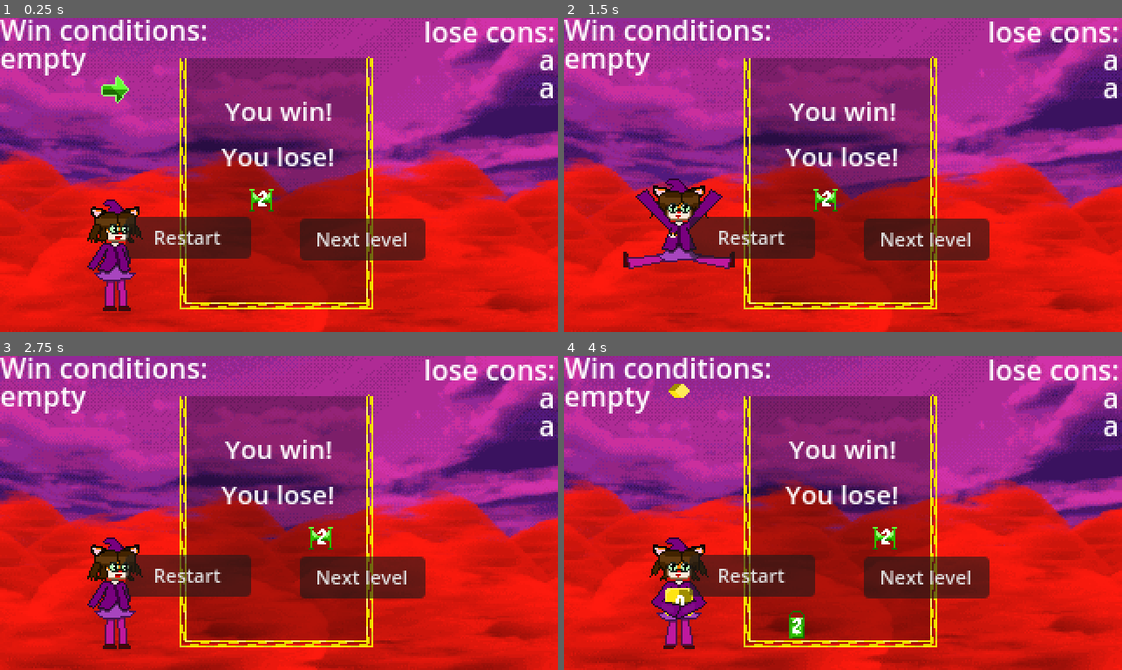
Above: before the commit, frames 1-4 (two rows, left to right).
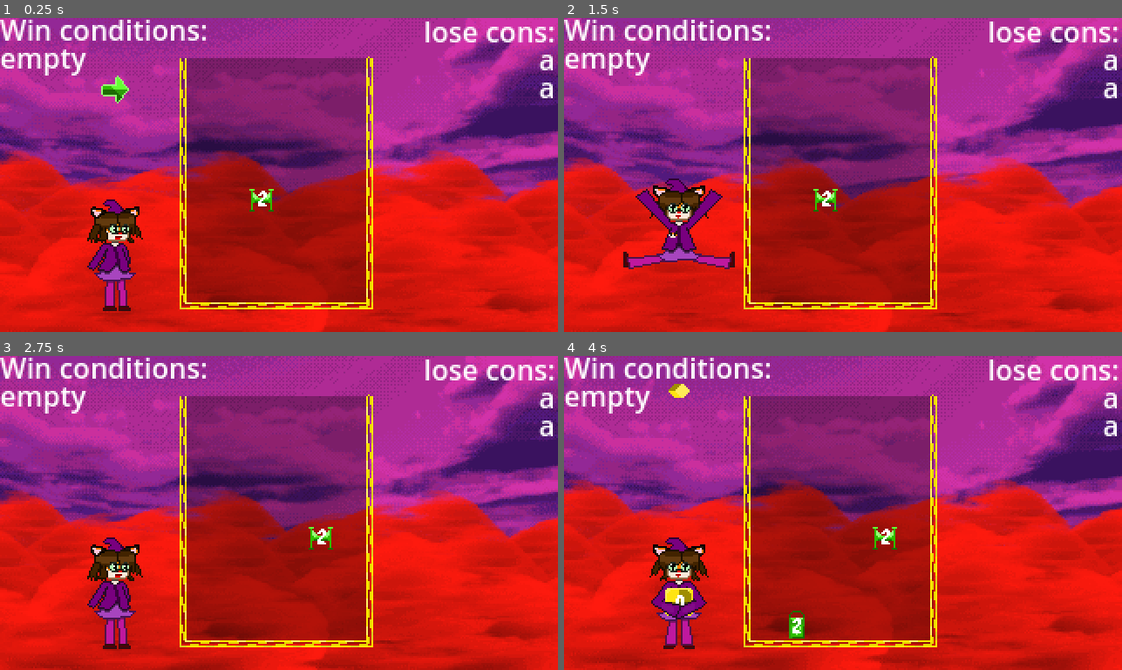
Above: after the commit, the same moments.

Repository: HuskyGameDev/2025f-team2
Game: Godot game, scene res://Scenes/TestScenes/WinLoseTesting.tscn
Same seed, same stepped clock (60 frames per second), same inputs: the game is played once before the commit and once after it. This scene is started directly instead of the project's main scene.
Inputs:
- Up to frame 1 (0.25 s): no input
- Up to frame 2 (1.5 s): hold Right (right) 0.53-1.28 s; hold Z (release) 0.53-1.28 s; hold Down (down) from 1.28 s (still down); tap R (reroll) at 1.35 s
- Up to frame 3 (2.75 s): release Down (down) at 2.03 s; hold Right (right) from 2.03 s (still down); hold Z (release) from 2.03 s (still down)
- Up to frame 4 (4 s): release Right (right) at 2.78 s; release Z (release) at 2.78 s; hold Up (up) 2.78-3.53 s; tap R (reroll) at 2.85 s; hold Left (left) from 3.53 s (still down); hold Z (release) from 3.53 s (still down)

The runs differ from the first frame. In frame 1, 6.9% of the frame differs, in the area x 22-77%, y 26-78%; in frame 2, 7.0%; in frame 3, 6.9%; in frame 4, 6.9%.

Commit message:
Score condition works
Removed the win and lose screen from testScene (level template). I need to remake that.

Diff:
--- a/Scenes/TestScenes/TestScene.tscn
+++ b/Scenes/TestScenes/TestScene.tscn
@@ -14,7 +14,6 @@
 [ext_resource type="Texture2D" uid="uid://bv3dsa5d5scx1" path="res://Artwork/Player/Ribbon-Faces.png" id="7_qk1kx"]
 [ext_resource type="Texture2D" uid="uid://ccfwyp4b2l36j" path="res://Artwork/Player/RibbonArms.png" id="8_nxyhc"]
 [ext_resource type="PackedScene" uid="uid://dnr1ycyay0p0u" path="res://Scenes/BackgroundAssets/cloud_background.tscn" id="13_72xxr"]
-[ext_resource type="PackedScene" uid="uid://citcs1qcfo0ru" path="res://Scenes/UI_Objects/WinLoseScreen.tscn" id="15_qk1kx"]
 
 [sub_resource type="Gradient" id="Gradient_j3c8t"]
 colors = PackedColorArray(1, 1, 1, 1, 1, 1, 1, 1)
@@ -363,63 +362,7 @@
 offset_bottom = 1.0
 script = ExtResource("3_635xr")
 
-[node name="WinLoseScreen" parent="." instance=ExtResource("15_qk1kx")]
-offset_left = 0.0
-offset_top = 0.0
-offset_right = 320.0
-offset_bottom = 184.0
-
-[node name="Panel" parent="WinLoseScreen" index="0"]
-visible = false
-
-[node name="CanvasLayer" parent="WinLoseScreen/Panel" index="0"]
-visible = false
-
-[node name="Winning" parent="WinLoseScreen/Panel/CanvasLayer" index="0"]
-visible = false
-offset_left = 64.0
-offset_top = 18.0
-offset_right = 64.0
-offset_bottom = 18.0
-
-[node name="NextLevel" parent="WinLoseScreen/Panel/CanvasLayer/Winning" index="1"]
-layout_mode = 0
-offset_left = 0.0
-offset_top = 0.0
-offset_right = 72.0
-offset_bottom = 24.0
-
-[node name="Menu" parent="WinLoseScreen/Panel/CanvasLayer/Winning" index="2"]
-layout_mode = 0
-offset_left = 0.0
-offset_top = 0.0
-offset_right = 72.0
-offset_bottom = 24.0
-
-[node name="Losing" parent="WinLoseScreen/Panel/CanvasLayer" index="1"]
-visible = false
-offset_left = 64.0
-offset_top = 18.0
-offset_right = 256.0
-offset_bottom = 154.0
-
-[node name="Label" parent="WinLoseScreen/Panel/CanvasLayer/Losing" index="0"]
-layout_mode = 0
-offset_left = 0.0
-offset_top = 0.0
-offset_right = 64.0
-offset_bottom = 23.0
-
-[node name="Menu" parent="WinLoseScreen/Panel/CanvasLayer/Losing" index="2"]
-layout_mode = 0
-offset_left = 0.0
-offset_top = 0.0
-offset_right = 72.0
-offset_bottom = 24.0
-
 [node name="Background" parent="." instance=ExtResource("13_72xxr")]
 
 [connection signal="pressed" from="BoxFiller/Button" to="BoxFiller" method="_on_reroll_button_pressed"]
 [connection signal="pressed" from="BoxFiller/Button" to="BoxFiller/Button" method="_on_pressed"]
-
-[editable path="WinLoseScreen"]
--- a/Scenes/TestScenes/WinLoseTesting.tscn
+++ b/Scenes/TestScenes/WinLoseTesting.tscn
@@ -1,7 +1,8 @@
-[gd_scene load_steps=4 format=3 uid="uid://w6jod3lo3e68"]
+[gd_scene load_steps=5 format=3 uid="uid://w6jod3lo3e68"]
 
 [ext_resource type="PackedScene" uid="uid://co48nl1f8gywv" path="res://Scenes/TestScenes/TestScene.tscn" id="1_vkc1n"]
 [ext_resource type="Resource" uid="uid://nsmuugkeisja" path="res://Resources/EnemyStatsWinLoseTest.tres" id="2_fgqlq"]
+[ext_resource type="PackedScene" uid="uid://citcs1qcfo0ru" path="res://Scenes/UI_Objects/WinLoseScreen.tscn" id="3_mkag2"]
 
 [sub_resource type="FontVariation" id="FontVariation_vkc1n"]
 spacing_top = -5
@@ -11,49 +12,10 @@
 
 [node name="Level" parent="." node_paths=PackedStringArray("winlosescreen", "listWins") instance=ExtResource("1_vkc1n")]
 enemyStats = ExtResource("2_fgqlq")
-winlosescreen = NodePath("WinLoseScreen")
+winlosescreen = NodePath("../WinLoseScreen")
 listWins = NodePath("../ListConditions/WinCons")
 
-[node name="WinLoseScreen" parent="Level" index="4"]
-anchors_preset = 0
-anchor_left = 0.0
-anchor_top = 0.0
-anchor_right = 0.0
-anchor_bottom = 0.0
-grow_horizontal = 1
-grow_vertical = 1
-
-[node name="CanvasLayer" parent="Level/WinLoseScreen/Panel" index="0"]
-visible = true
-
-[node name="Winning" parent="Level/WinLoseScreen/Panel/CanvasLayer" index="0"]
-visible = true
-
-[node name="NextLevel" parent="Level/WinLoseScreen/Panel/CanvasLayer/Winning" index="1"]
-offset_left = 108.0
-offset_top = 97.0
-offset_right = 180.0
-offset_bottom = 121.0
-targetScene = "res://Scenes/TestScenes/WinLoseTesting.tscn"
-
-[node name="Menu" parent="Level/WinLoseScreen/Panel/CanvasLayer/Winning" index="2"]
-visible = false
-
-[node name="Losing" parent="Level/WinLoseScreen/Panel/CanvasLayer" index="1"]
-visible = true
-
-[node name="Label" parent="Level/WinLoseScreen/Panel/CanvasLayer/Losing" index="0"]
-offset_left = 63.0
-offset_top = 50.0
-offset_bottom = 73.0
-
-[node name="Restart" parent="Level/WinLoseScreen/Panel/CanvasLayer/Losing" index="1"]
-targetScene = "res://Scenes/TestScenes/WinLoseTesting.tscn"
-
-[node name="Menu" parent="Level/WinLoseScreen/Panel/CanvasLayer/Losing" index="2"]
-visible = false
-
-[node name="Background" parent="Level" index="5"]
+[node name="Background" parent="Level" index="4"]
 self_modulate = Color(0.784916, 0.440414, 0.523723, 1)
 
 [node name="Cloud4" parent="Level/Background/Node2D" index="0"]
@@ -99,6 +61,66 @@
 a"
 horizontal_alignment = 2
 
+[node name="WinLoseScreen" parent="." instance=ExtResource("3_mkag2")]
+offset_left = -1.0
+offset_top = 1.0
+offset_right = 319.0
+offset_bottom = 185.0
+
+[node name="Panel" parent="WinLoseScreen" index="0"]
+visible = false
+
+[node name="CanvasLayer" parent="WinLoseScreen/Panel" index="0"]
+visible = false
+
+[node name="Winning" parent="WinLoseScreen/Panel/CanvasLayer" index="0"]
+visible = false
+offset_left = 104.0
+offset_top = 67.0
+offset_right = 104.0
+offset_bottom = 67.0
+
+[node name="NextLevel" parent="WinLoseScreen/Panel/CanvasLayer/Winning" index="1"]
+layout_mode = 0
+offset_left = -33.0
+offset_top = 38.0
+offset_right = 39.0
+offset_bottom = 62.0
+targetScene = "res://Scenes/TestScenes/WinLoseTesting.tscn"
+
+[node name="Menu" parent="WinLoseScreen/Panel/CanvasLayer/Winning" index="2"]
+layout_mode = 0
+offset_left = 0.0
+offset_top = 0.0
+offset_right = 72.0
+offset_bottom = 24.0
+targetScene = "res://Scenes/TestScenes/WinLoseTesting.tscn"
+
+[node name="Losing" parent="WinLoseScreen/Panel/CanvasLayer" index="1"]
+visible = false
+offset_left = 63.0
+offset_top = 25.0
+offset_right = 255.0
+offset_bottom = 161.0
+
+[node name="Label" parent="WinLoseScreen/Panel/CanvasLayer/Losing" index="0"]
+layout_mode = 0
+offset_left = 120.0
+offset_top = 0.0
+offset_right = 185.0
+offset_bottom = 23.0
+
+[node name="Restart" parent="WinLoseScreen/Panel/CanvasLayer/Losing" index="1"]
+targetScene = "res://Scenes/TestScenes/WinLoseTesting.tscn"
+
+[node name="Menu" parent="WinLoseScreen/Panel/CanvasLayer/Losing" index="2"]
+layout_mode = 0
+offset_left = 0.0
+offset_top = 0.0
+offset_right = 72.0
+offset_bottom = 24.0
+targetScene = "res://Scenes/TestScenes/WinLoseTesting.tscn"
+
 [editable path="Level"]
-[editable path="Level/WinLoseScreen"]
 [editable path="Level/Background"]
+[editable path="WinLoseScreen"]
--- a/Scripts/Gameplay/BoxHandler.gd
+++ b/Scripts/Gameplay/BoxHandler.gd
@@ -18,6 +18,9 @@
 
 signal on_placed
 signal on_enemy_collide
+
+#needed reference for several win conditions, passed in by level manager
+var lvlMngr: LevelManager
 
 func _ready() -> void:
 	if palletes == null or palletes.size() == 0:
@@ -84,6 +87,7 @@
 	downBlock._updateBoxText()
 	if levelGrid != null:
 		levelGrid.blocks[bPosition.y][bPosition.x] = null
+	lvlMngr.score += blockValue
 	queue_free()
 
 func moveDown(control : bool = true):
@@ -235,6 +239,7 @@
 
 func placeBlock():
 	placed = true
+	lvlMngr.score += blockValue
 	emit_signal("on_placed")
 
 func onAdd():
--- a/Scripts/Gameplay/EnemyHandler.gd
+++ b/Scripts/Gameplay/EnemyHandler.gd
@@ -6,9 +6,6 @@
 @export var action_min_seconds: float = 3.0
 @export var action_max_seconds: float = 5.0
 
-
-#needed reference for enemiesKilled, passed in by level manager
-var lvlMngr: LevelManager
 #reference to enemyStats passed in by level manager, or manually if needed
 var enemyStats: LevelEnemyStats
 
--- a/Scripts/Gameplay/LevelManager.gd
+++ b/Scripts/Gameplay/LevelManager.gd
@@ -43,10 +43,10 @@
 #track how many enemies killed
 @export var enemiesKilled = 0
 
-#for purposes of testing: score will increase by every point of block placed on board, does not go down
+#for purposes of testing: score will increase by every point of block placed or merged onto board, does not go down
 @export var achieveScoreCondition: bool = randi() % 2
 #target score to get
-@export var getScore = randi() % 40 + 10
+@export var targetScore = randi() % 40 + 10
 #track score
 @export var score = 0
 
@@ -63,8 +63,8 @@
 			winConString += "Kill enemies: " + str(killEnemies-enemiesKilled) + "\n"
 			winConExists = true
 			winConditionPresent = true
-		if(achieveScoreCondition):
-			winConString += "achieve score: " + "_" + "\n"
+		if(achieveScoreCondition && targetScore > score):
+			winConString += "achieve score: " + str(targetScore-score) + "\n"
 			winConExists = true
 			winConditionPresent = true
 		if(!winConExists):
@@ -81,8 +81,8 @@
 	if(enemiesKilledCondition && killEnemies > enemiesKilled):
 		win = false
 
-	if(achieveScoreCondition):
-		pass
+	if(achieveScoreCondition && targetScore > score):
+		win = false
 
 	if(win):
 		winlosescreen.winGame()
@@ -134,6 +134,9 @@
 		return
 	var new_block = createBlock()
 	boxFiller.fillBlock(new_block)
+
+	#send in ref to this script
+	new_block.lvlMngr = self
 
 	blocks_placed_since_enemy += 1
 	#assumes enemyStats is formatted correctly
Not shown: 1 places in Scenes/TestScenes/TestScene.tscn that only renumber resources
